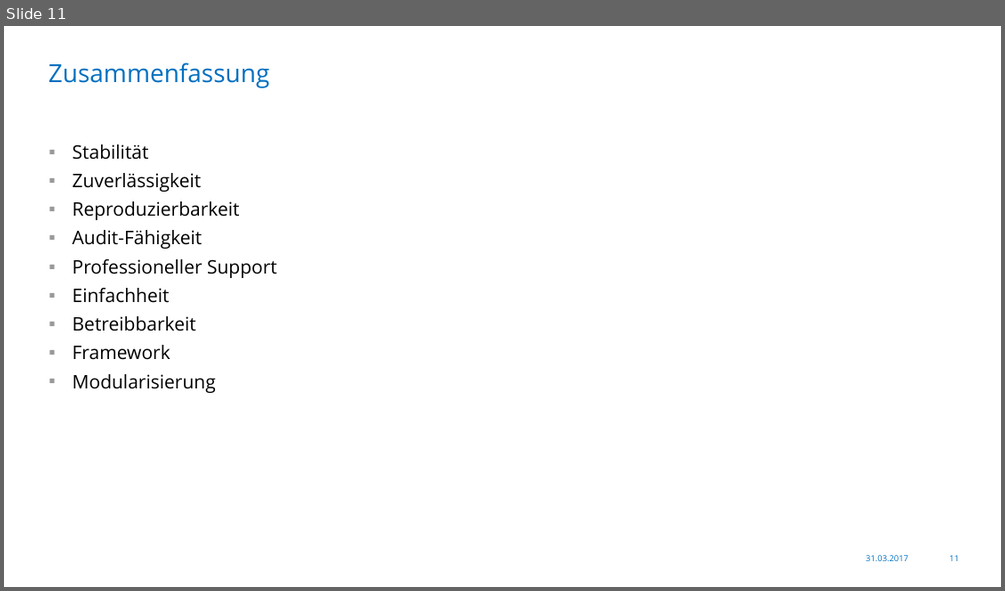
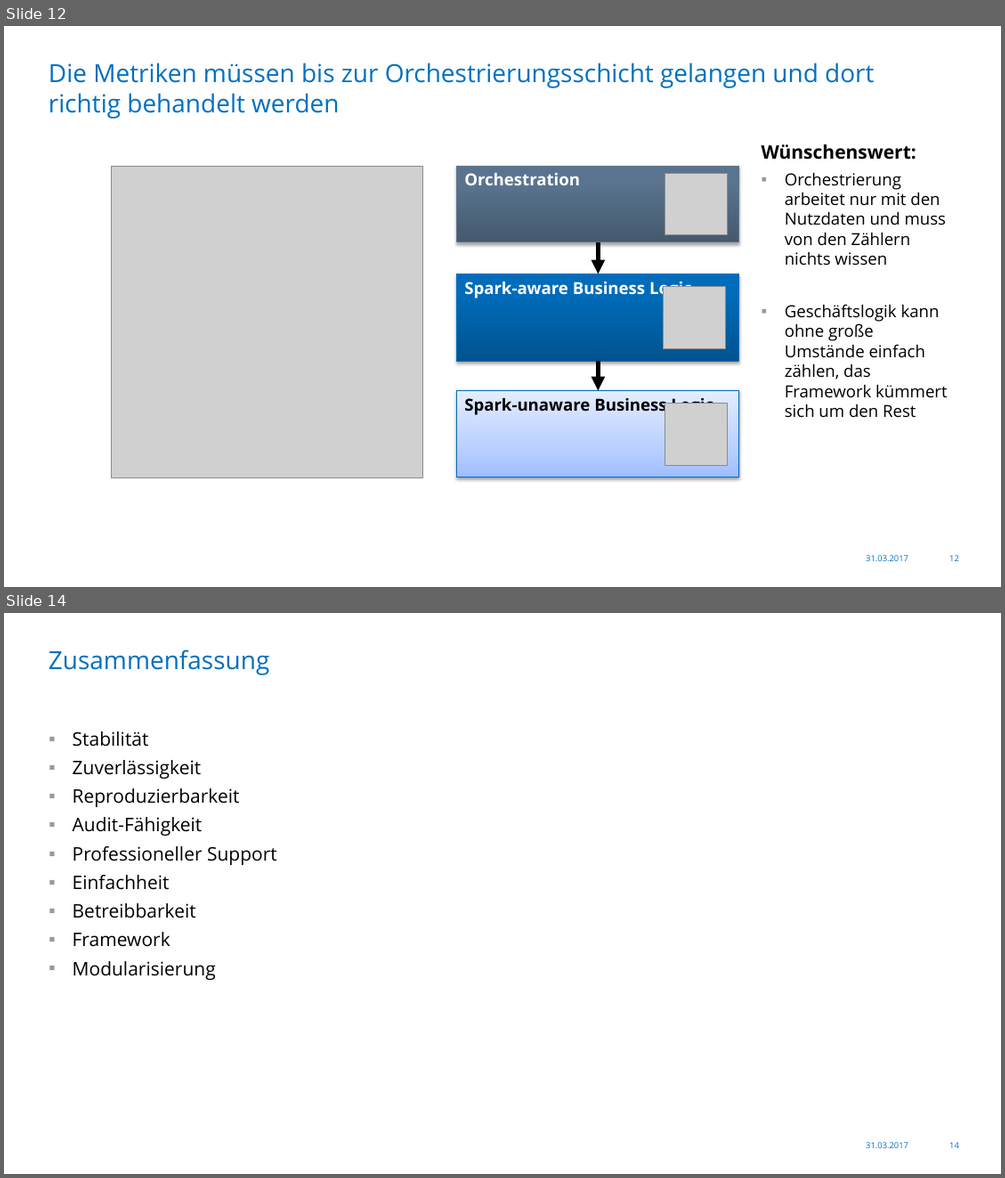
Before and after one commit to Skamandros/jug-saxony-workshop, a slide deck: src/slides/resources/2017-03-31-JUG-Saxony-Workshop-de.pptx. Shown one above the other, each under a label of ours: slide 11 before the commit, slides 12 and 14 after it; the slides between them are not shown. The pictures are 1005x591 and 1005x1178 pixels, drawn with LibreOffice and Linux fonts; fonts in the diff are those of the drawing; grey boxes stand for pictures; background and template pictures are left out. Boxes give left, top, right and bottom in pixels: in the first picture for what was removed or moved away, otherwise in the second. Text is boxed around its words. In the diff, an @@ line names an element or a change of style, - is before the commit and + after.

```diff
--- a/src/slides/resources/2017-03-31-JUG-Saxony-Workshop-de.pptx
+++ b/src/slides/resources/2017-03-31-JUG-Saxony-Workshop-de.pptx
@@ slide 12 added at (x1=4, y1=26, x2=1001, y2=587), background #FFFFFF; not listed: 2 template elements that a slide beside it also shows @@
@@ title added at (x1=48, y1=62, x2=874, y2=119), 24 pt, text #0070C0 @@
+Die Metriken müssen bis zur Orchestrierungsschicht gelangen und dort richtig behandelt werden
@@ text added at (x1=761, y1=144, x2=947, y2=418), 16 pt, text #000000 @@
+Wünschenswert:
+▪ Orchestrierung arbeitet nur mit den Nutzdaten und muss von den Zählern nichts wissen
+▪ Geschäftslogik kann ohne große Umstände einfach zählen, das Framework kümmert sich um den Rest
@@ picture added at (x1=111, y1=166, x2=423, y2=477) @@
@@ rectangle added at (x1=457, y1=166, x2=739, y2=242), fill gradient #46596F to #5B7490 to #5A7491, outline #61758C 0.75 pt, 16 pt, text #FFFFFF, bold @@
+Orchestration
@@ picture added at (x1=665, y1=174, x2=727, y2=235) @@
@@ arrow added from (598, 242) to (598, 273), #000000 4.5 pt @@
@@ rectangle added at (x1=457, y1=273, x2=739, y2=361), fill gradient #00548F to #006DBA to #006DBB, outline #006EBC 0.75 pt, 16 pt, text #FFFFFF, bold @@
+Spark-aware Business Logic
@@ picture added at (x1=663, y1=286, x2=726, y2=348) @@
@@ arrow added from (598, 361) to (598, 390), #000000 4.5 pt @@
@@ rectangle added at (x1=457, y1=390, x2=739, y2=477), fill gradient #A0BEFF to #BCD0FF to #E5EDFF, outline #006EBC 0.75 pt, 16 pt, text #000000, bold @@
+Spark-unaware Business Logic
@@ picture added at (x1=665, y1=402, x2=727, y2=465) @@
@@ what was slide 11 is now slide 14 @@
@@ page number at (x1=949, y1=1142, x2=959, y2=1148): text changed @@
-11
+14
```
Also in this commit, not shown: 1 slide changed, 2 other slides added, 1 slide removed.
